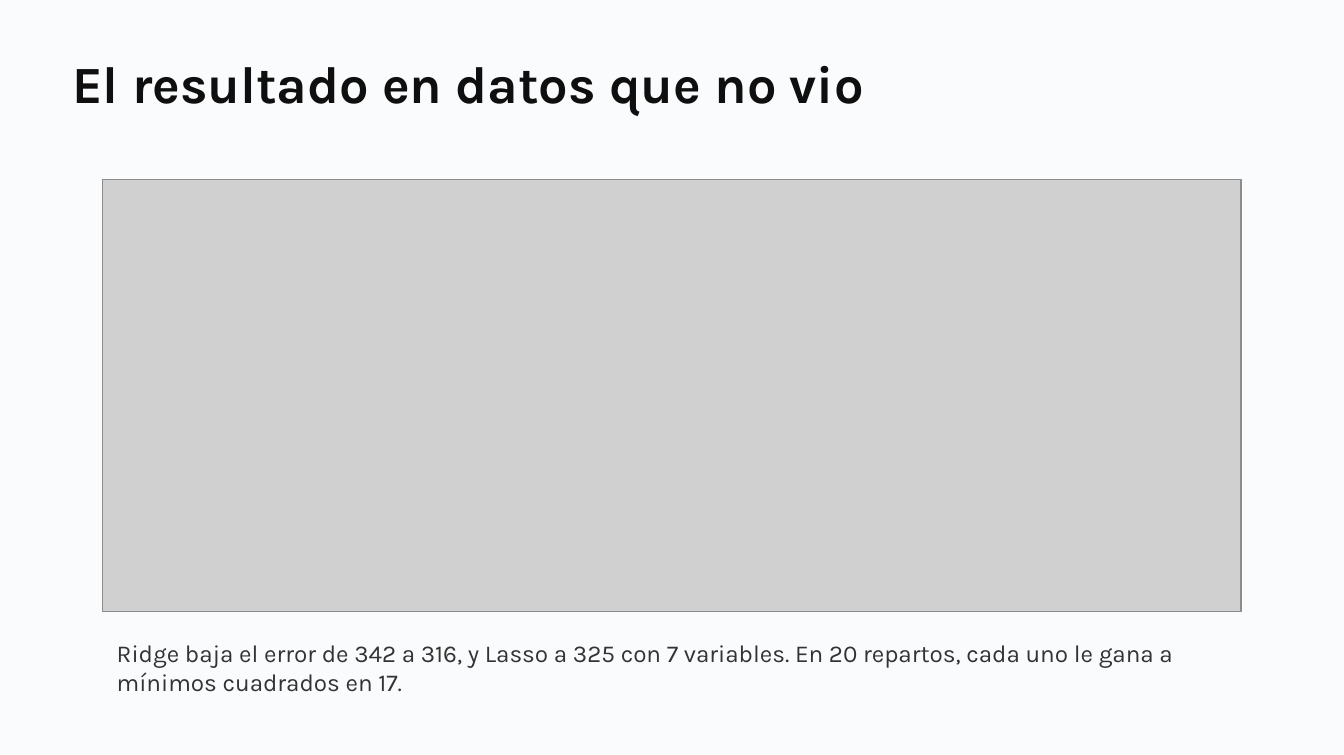
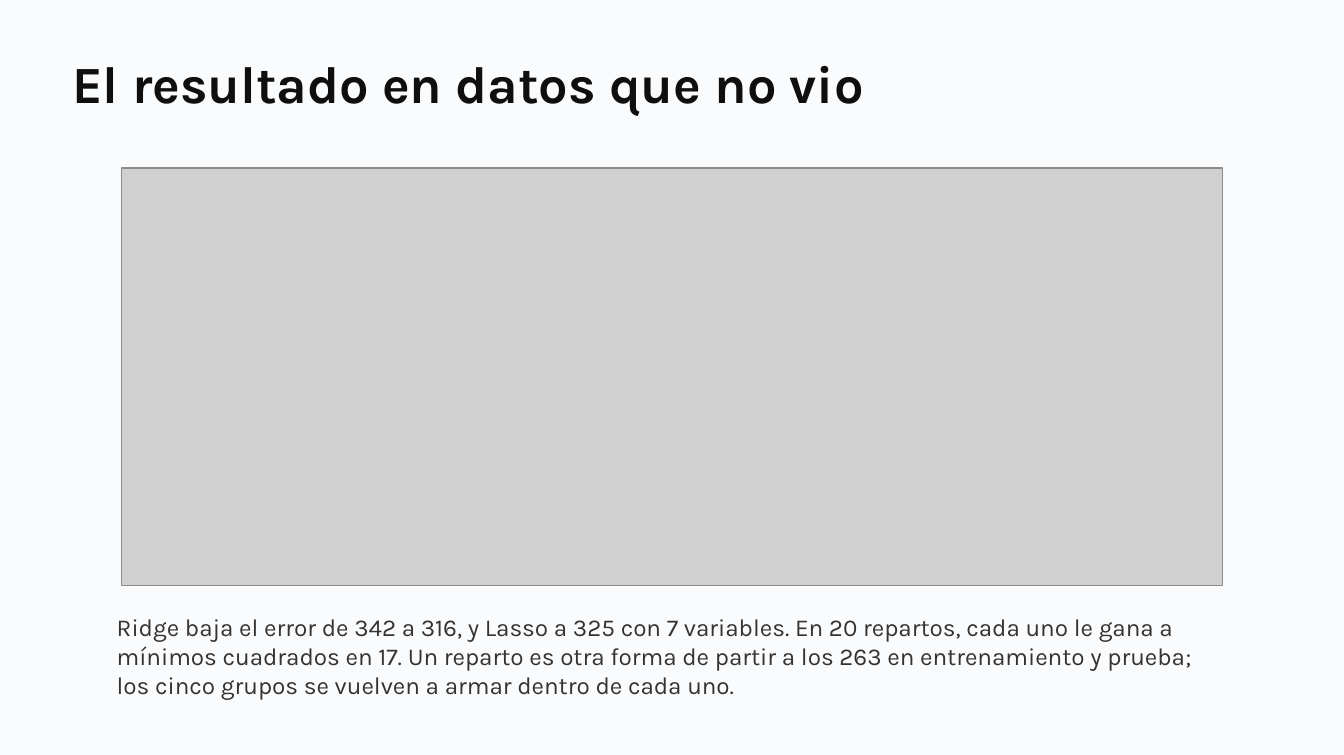
Before and after one commit to daniopitz/diplomado-cdd, a slide deck: slide 56 of presentaciones/clase07_evaluar_regularizar.pptx (slide 54 before the commit). Drawn at 1344x755 pixels with LibreOffice and Linux fonts; fonts in the diff are those of the drawing; grey boxes stand for pictures. Boxes give left, top, right and bottom in pixels: in the first picture for what was removed or moved away, otherwise in the second. Text is boxed around its words. In the diff, an @@ line names an element or a change of style, - is before the commit and + after.

```diff
--- a/presentaciones/clase07_evaluar_regularizar.pptx
+++ b/presentaciones/clase07_evaluar_regularizar.pptx
@@ picture: place and size @@
-picture at box(102, 180, 1241, 613)
+picture at box(121, 168, 1222, 586)
@@ text at box(117, 619, 1191, 700): text changed @@
-Ridge baja el error de 342 a 316, y Lasso a 325 con 7 variables. En 20 repartos, cada uno le gana a mínimos cuadrados en 17.
+Ridge baja el error de 342 a 316, y Lasso a 325 con 7 variables. En 20 repartos, cada uno le gana a mínimos cuadrados en 17. Un reparto es otra forma de partir a los 263 en entrenamiento y prueba; los cinco grupos se vuelven a armar dentro de cada uno.
```
Also in this commit, not shown: 2 slides added, 1 other file.
